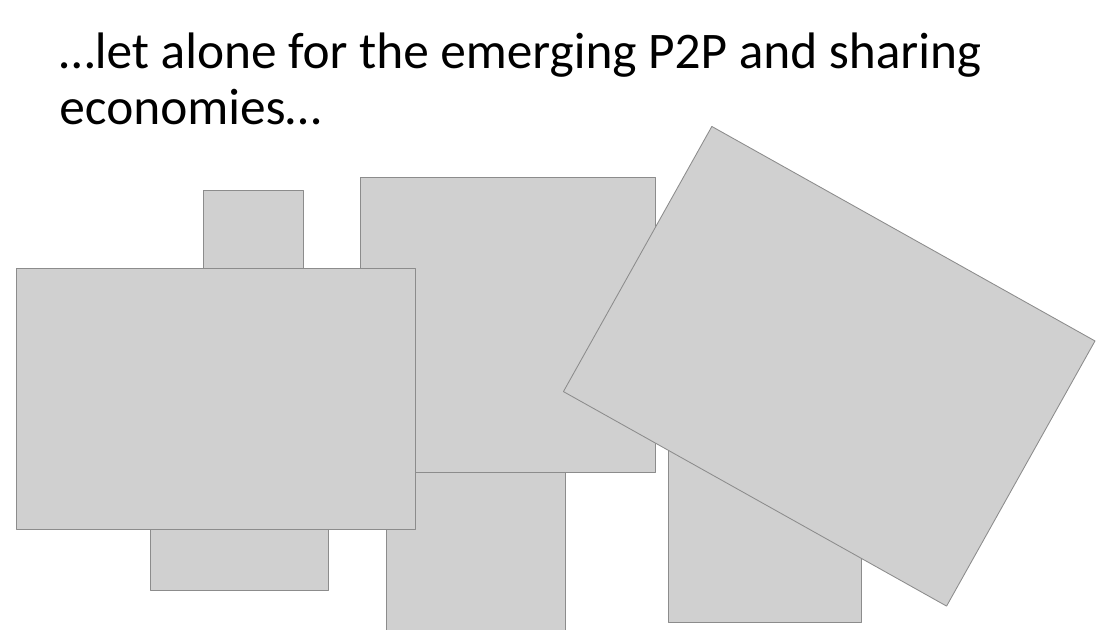
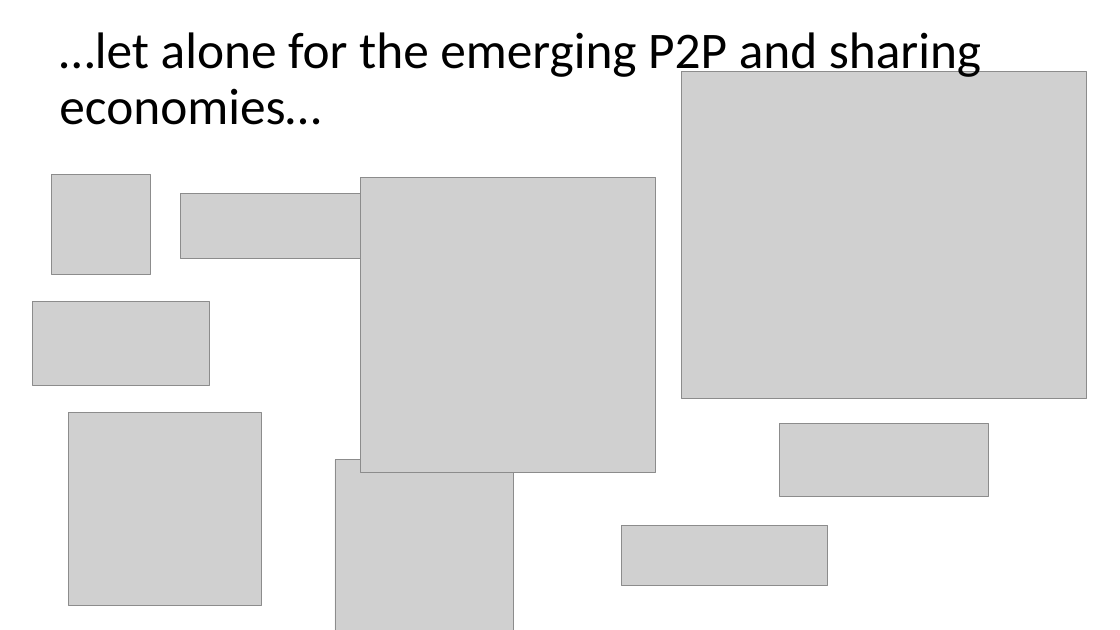
Before and after one commit to londonhack/smartsalary-terminal, a slide deck: slide 4 of Documents/SmartSalary-chain.pptx. Drawn at 1120x630 pixels with LibreOffice and Linux fonts; fonts in the diff are those of the drawing; grey boxes stand for pictures. Boxes give left, top, right and bottom in pixels: in the first picture for what was removed or moved away, otherwise in the second. Text is boxed around its words. In the diff, an @@ line names an element or a change of style, - is before the commit and + after.

```diff
--- a/Documents/SmartSalary-chain.pptx
+++ b/Documents/SmartSalary-chain.pptx
@@ picture added at box(681, 71, 1086, 399) @@
@@ picture removed at box(564, 126, 1096, 606) @@
@@ picture: place and size @@
-picture at box(204, 191, 304, 291)
+picture at box(51, 175, 151, 275)
@@ picture added at box(181, 194, 361, 260) @@
@@ picture removed at box(17, 269, 416, 529) @@
@@ picture: place and size @@
-picture at box(151, 507, 329, 591)
+picture at box(32, 302, 209, 385)
@@ picture: place and size @@
-picture at box(669, 430, 861, 623)
+picture at box(68, 413, 260, 605)
@@ picture: place and size @@
-picture at box(725, 264, 934, 338)
+picture at box(780, 423, 989, 497)
@@ picture: place and size @@
-picture at box(386, 460, 565, 630)
+picture at box(335, 460, 514, 630)
@@ picture: place and size @@
-picture at box(781, 360, 987, 421)
+picture at box(622, 525, 828, 586)
```
Also in this commit, not shown: 3 other slides changed, 4 other files.
